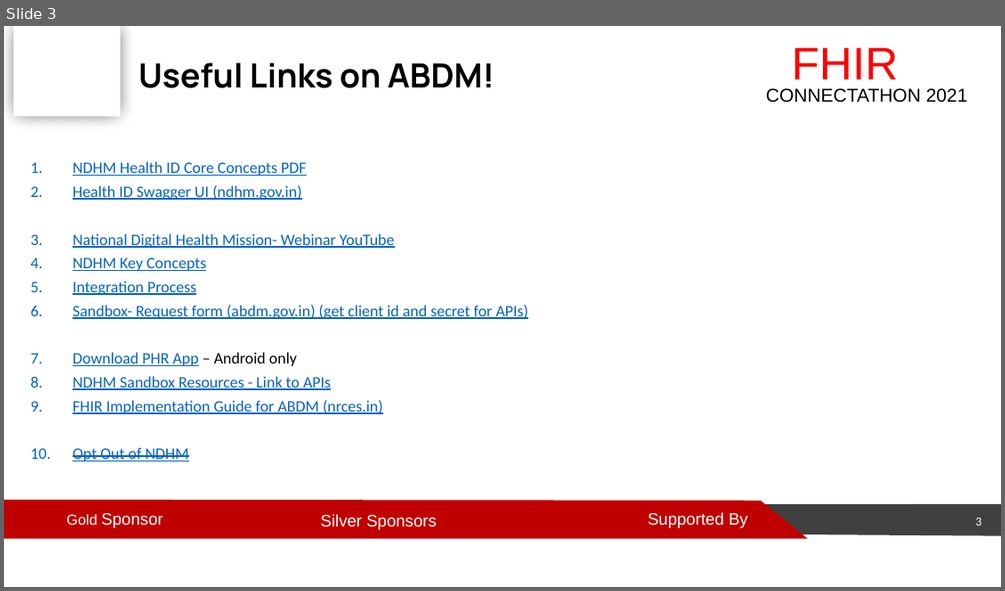
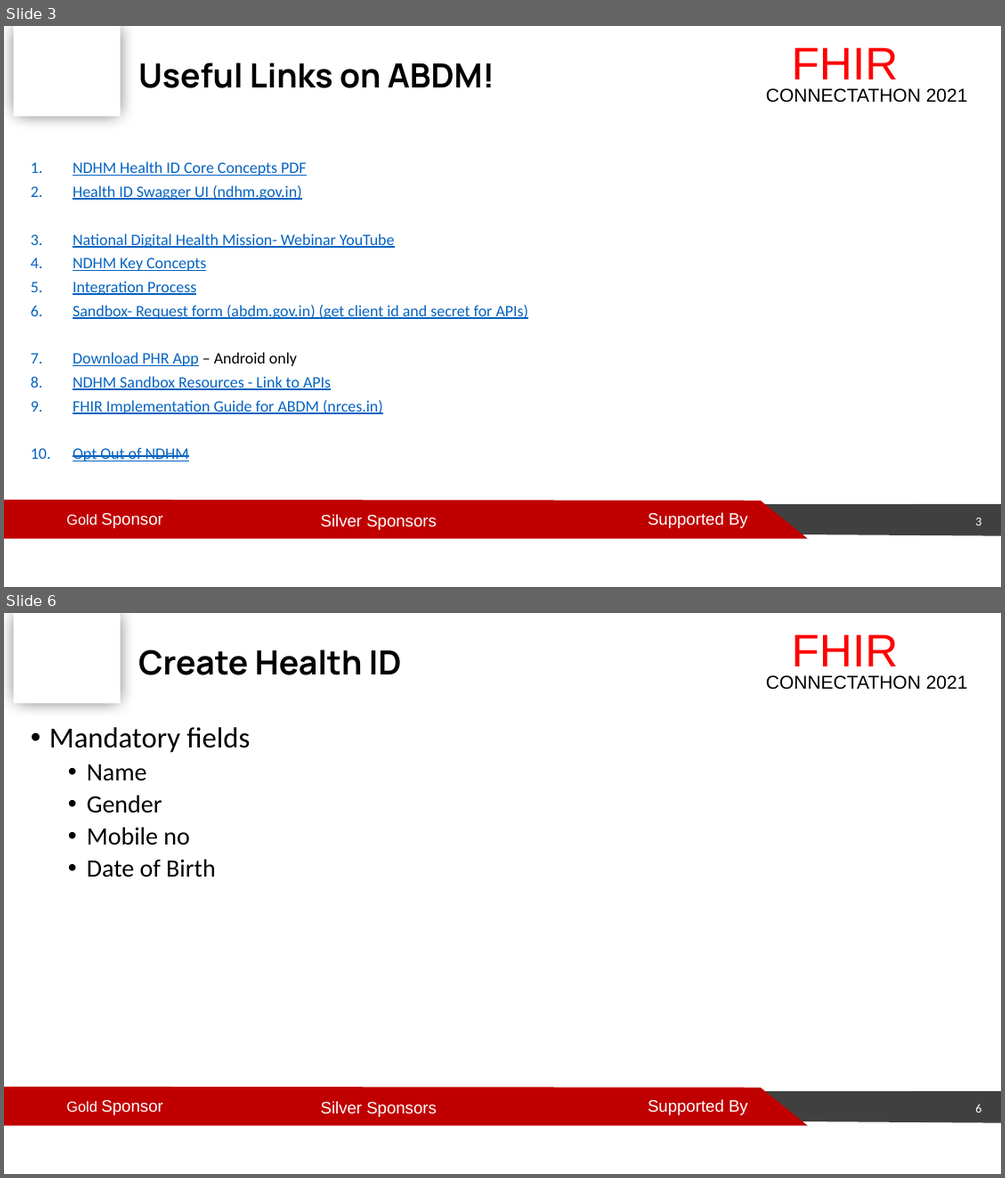
Before and after one commit to HL7India/Connectathon2021, a slide deck: abdmImplementation/IndiaFHIR-CAT21-ABDM-Technical.pptx. Shown one above the other, each under a label of ours: slide 3 before the commit, slides 3 and 6 after it; the slides between them are not shown. The pictures are 1005x591 and 1005x1178 pixels, drawn with LibreOffice and Linux fonts; fonts in the diff are those of the drawing; background and template pictures are left out. Boxes give left, top, right and bottom in pixels: in the first picture for what was removed or moved away, otherwise in the second. Text is boxed around its words. In the diff, an @@ line names an element or a change of style, - is before the commit and + after.

```diff
--- a/abdmImplementation/IndiaFHIR-CAT21-ABDM-Technical.pptx
+++ b/abdmImplementation/IndiaFHIR-CAT21-ABDM-Technical.pptx
@@ slide 6 added at [4,613,1001,1174], background #FFFFFF; not listed: 8 template elements that a slide beside it also shows @@
@@ title added at [138,649,402,675], 32 pt, text #000000, bold @@
+Create Health ID
@@ text added at [49,727,250,877], 24 pt, text #000000 @@
+• Mandatory fields
+  • Name
+  • Gender
+  • Mobile no
+  • Date of Birth
@@ page number added at [975,1103,981,1112], 12 pt, text #FFFFFF @@
+6
```
Also in this commit, not shown: 6 other slides added.
